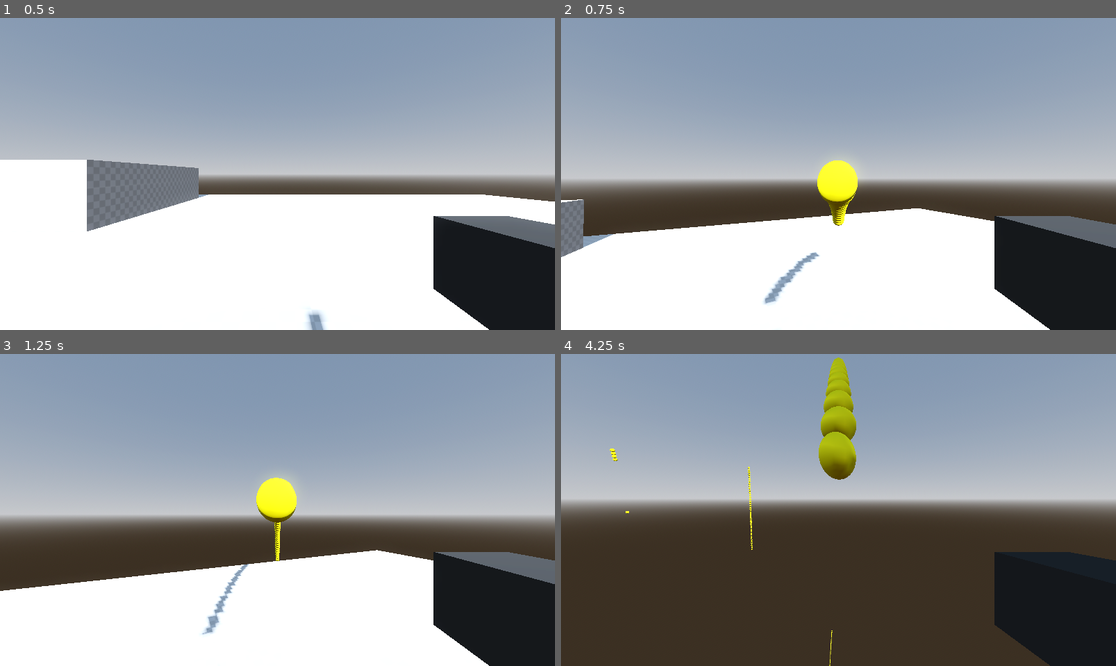
Above: before the commit, frames 1-4 (two rows, left to right).
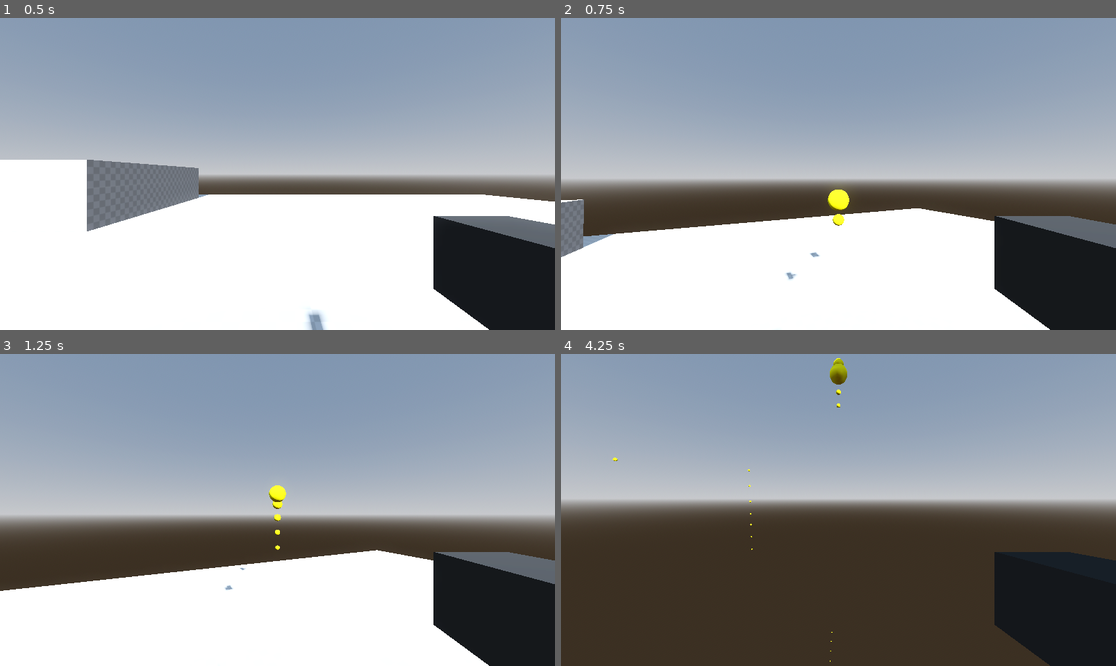
Above: after the commit, the same moments.

Repository: UselessFodder/Filthy_Neon_FPS_Project
Game: Godot game, scene res://world.tscn
Two runs of this game, one before a commit and one after it. Both use one fixed random seed, a clock stepped at 60 frames per second and the inputs below.
Inputs (mouse positions are in pixels of both pictures, inside the frame that each line leads up to):
- Up to frame 1 (0.5 s): no input
- Up to frame 2 (0.75 s): tap Enter (ui_accept) at 0.5 s; move the mouse to (866, 174) at 0.52 s; press the mouse at (866, 174) at 0.53 s; hold Up (ui_up) from 0.53 s (still down)
- Up to frame 3 (1.25 s): keep holding Up (ui_up); tap Enter (ui_accept) at 0.77 s
- Up to frame 4 (4.25 s): keep holding Up (ui_up); move the mouse to (810, 510) at 1.27 s; release the mouse at (810, 510) at 1.28 s; tap Ctrl (crouch) at 1.35 s; tap Enter (ui_accept) at 1.52, 3.02, 3.77 s; click (810, 510) at 1.55 s; move the mouse to (849, 503) at 2.02 s; press the mouse at (849, 503) at 2.03 s; move the mouse to (832, 516) at 2.77 s; release the mouse at (832, 516) at 2.78 s; tap Shift (sprint) at 2.85 s; click (832, 516) at 3.05 s; move the mouse to (877, 513) at 3.52 s; press the mouse at (877, 513) at 3.53 s

Frame 1 is identical in both runs. In frame 2, 1.3% of the frame differs, in the area x 36-54%, y 45-92%; in frame 3, 1.1%; in frame 4, 1.9%, in the area x 8-54%, y 1-100%.

Commit message:
Added a configurable Rate of Fire to Weapon Class
Just change RATE_OF_FIRE constant

Diff:
--- a/weapon.gd
+++ b/weapon.gd
@@ -2,6 +2,9 @@
 
 @export var is_automatic = true
 const SPEED = 20
+const RATE_OF_FIRE = 600.0
+
+var ready_to_fire = true
 
 # Called when the node enters the scene tree for the first time.
 func _ready():
@@ -13,21 +16,38 @@
 	pass
 
 func shoot(transform):
-	var bullet = preload("res://bullet.tscn")
-	var new_bullet = bullet.instantiate()
-	#get_parent().add_child(new_bullet)
-	get_tree().root.add_child(new_bullet)
-	print("Bullet added successfully")
+	if ready_to_fire:
+		ready_to_fire = false
+		var bullet = preload("res://bullet.tscn")
+		var new_bullet = bullet.instantiate()
+		#get_parent().add_child(new_bullet)
+		get_tree().root.add_child(new_bullet)
+		print("Bullet added successfully")
 
 
-	# Set the bullet's position
-	new_bullet.global_transform.origin = transform.origin + transform.basis.z.normalized() * -1
+		# Set the bullet's position
+		new_bullet.global_transform.origin = transform.origin + transform.basis.z.normalized() * -1
 
-	# Set bullet's rotation to match the head's
+		# Set bullet's rotation to match the head's
 
-	#new_bullet.get_child(0).apply_impulse(transform.basis.z * -SPEED)
-	new_bullet.get_child(0).apply_impulse(transform.basis.z * -SPEED)
-	print("Bullet direction: %s" % (transform.basis.z.normalized() * -SPEED))
+		#new_bullet.get_child(0).apply_impulse(transform.basis.z * -SPEED)
+		new_bullet.get_child(0).apply_impulse(transform.basis.z * -SPEED)
+		print("Bullet direction: %s" % (transform.basis.z.normalized() * -SPEED))
 
-	#new_bullet.get_child(0).push_bullet(transform.basis.z)
-	new_bullet.global_transform.basis.z = transform.basis.z
+		#new_bullet.get_child(0).push_bullet(transform.basis.z)
+		new_bullet.global_transform.basis.z = transform.basis.z
+
+		#create a new timer to wait
+		var shot_wait = snappedf(60.0/RATE_OF_FIRE,0.01)
+		print("shot_wait = %s" % shot_wait)
+		await get_tree().create_timer(shot_wait).timeout
+		ready_to_fire = true
+#		var timer := Timer.new()
+#		add_child(timer)
+#		timer.wait_time = 60/RATE_OF_FIRE
+#		timer.one_shot
+#		timer.start()
+#		timer.connect("timeout",self,"on_timer_timeout")
+
+func _on_timer_timer():
+	ready_to_fire = true
